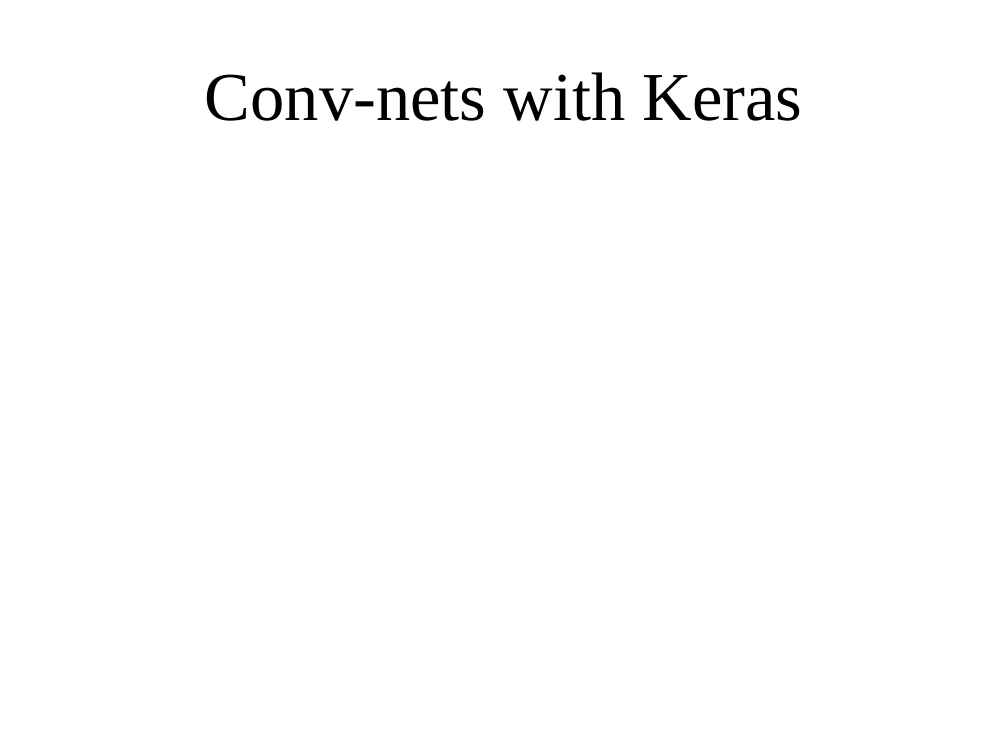
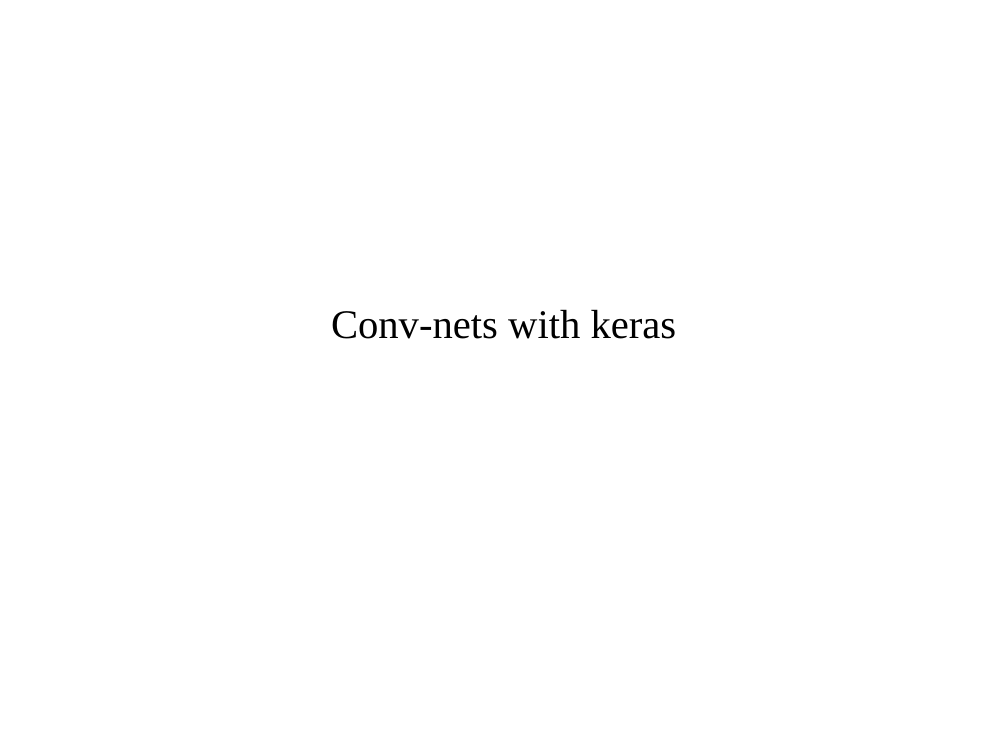
Before and after one commit to amueller/applied_ml_spring_2017, a slide deck: slide 39 of slides/aml-23-041717.odp. Drawn at 1008x756 pixels with LibreOffice and Linux fonts; fonts in the diff are those of the drawing. Boxes give left, top, right and bottom in pixels: in the first picture for what was removed or moved away, otherwise in the second. Text is boxed around its words. In the diff, an @@ line names an element or a change of style, - is before the commit and + after.

```diff
--- a/slides/aml-23-041717.odp
+++ b/slides/aml-23-041717.odp
@@ subtitle at [331, 309, 677, 339]: text changed; size 54 to 32 pt @@
-Conv-nets with Keras
+Conv-nets with keras
```
Also in this commit, not shown: 10 other slides changed, 11 slides added, 4 slides removed, 2 other files.
